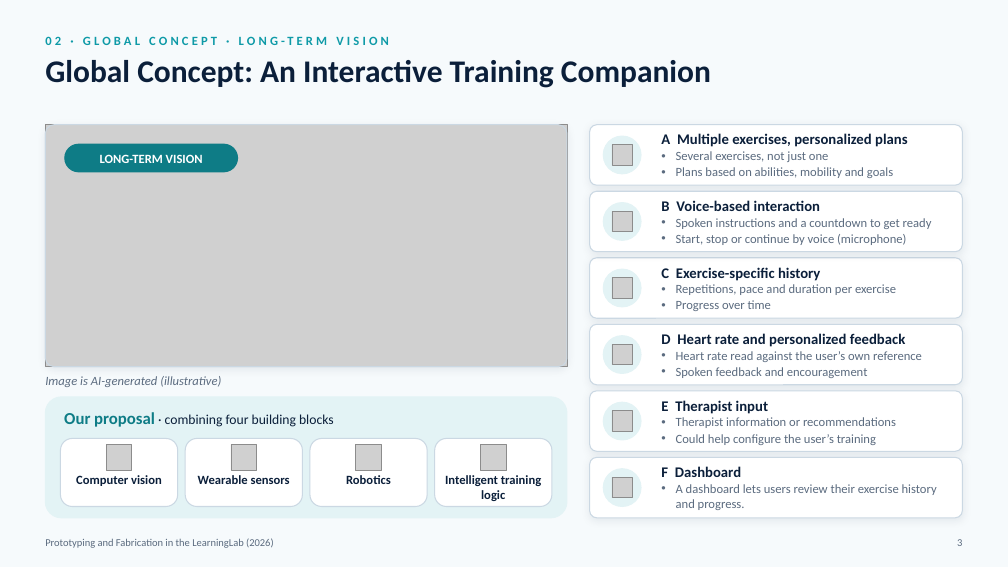
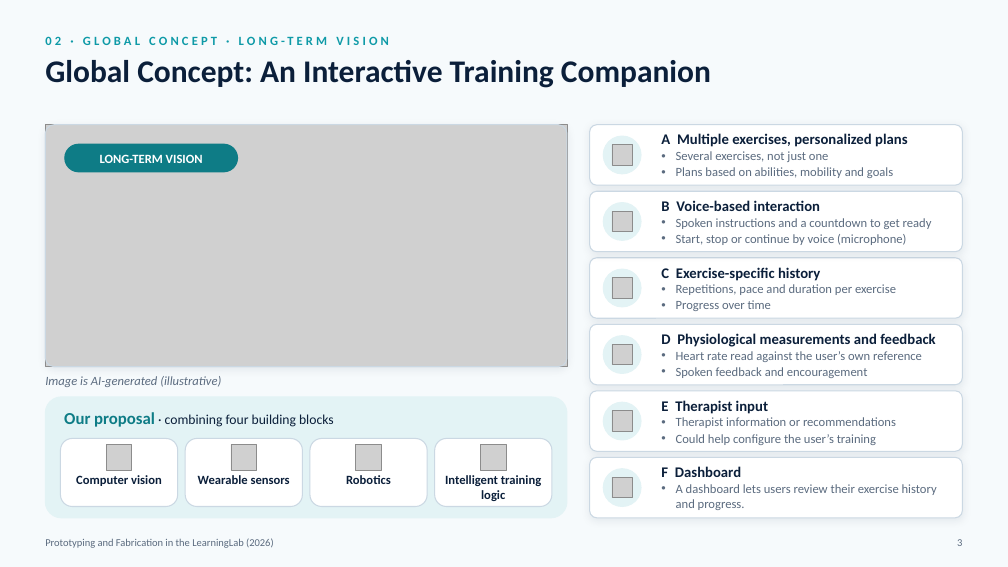
Before and after one commit to nembrinj/protofablab, a slide deck: slide 3 of 2026/projects/Group_102/docs/presentations/midterm.pptx. Drawn at 1008x567 pixels with LibreOffice and Linux fonts; fonts in the diff are those of the drawing; grey boxes stand for pictures. Boxes give left, top, right and bottom in pixels: in the first picture for what was removed or moved away, otherwise in the second. Text is boxed around its words. In the diff, an @@ line names an element or a change of style, - is before the commit and + after.

Commit message:
Group-102: add person detection and Arduino servo integration

```diff
--- a/2026/projects/Group_102/docs/presentations/midterm.pptx
+++ b/2026/projects/Group_102/docs/presentations/midterm.pptx
@@ text at [661, 333, 935, 347]: text changed @@
-D Heart rate and personalized feedback
+D Physiological measurements and feedback
```
Also in this commit, not shown: 2 other slides changed, 5 other files.
